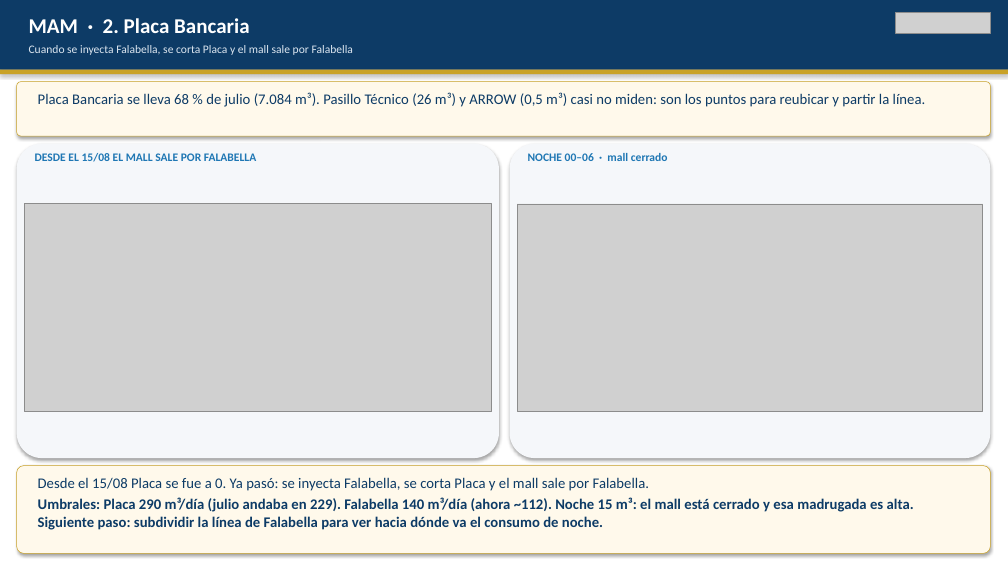
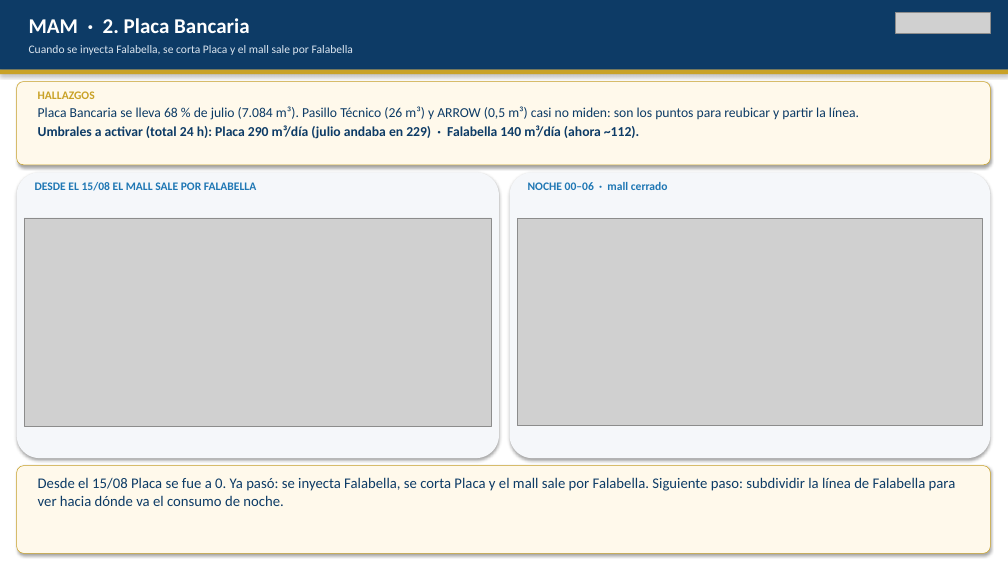
Before and after one commit to anibaloperacionesWes/wes-scripts, a slide deck: slide 5 of reports/Parque_Arauco/TMP_7MALLS/entrega_diego_anibal/Recorrido_ejecutivo_PA_MAE_20260817.pptx. Drawn at 1008x567 pixels with LibreOffice and Linux fonts; fonts in the diff are those of the drawing; grey boxes stand for pictures. Boxes give left, top, right and bottom in pixels: in the first picture for what was removed or moved away, otherwise in the second. Text is boxed around its words. In the diff, an @@ line names an element or a change of style, - is before the commit and + after.

```diff
--- a/reports/Parque_Arauco/TMP_7MALLS/entrega_diego_anibal/Recorrido_ejecutivo_PA_MAE_20260817.pptx
+++ b/reports/Parque_Arauco/TMP_7MALLS/entrega_diego_anibal/Recorrido_ejecutivo_PA_MAE_20260817.pptx
@@ rounded rectangle: place and size @@
-rounded rectangle at bbox=[17, 82, 991, 136]
+rounded rectangle at bbox=[17, 82, 991, 165]
@@ text "Placa Bancaria se lleva 68 ...": place and size @@
-text "Placa Bancaria se lleva 68 ..." at bbox=[38, 92, 926, 107]
+text "Placa Bancaria se lleva 68 ..." at bbox=[38, 106, 859, 139]
@@ text at bbox=[38, 106, 859, 120]: size 14 to 13 pt in "Placa Bancaria se lleva 68 % de ..." @@
@@ text added at bbox=[38, 91, 95, 99], 11 pt, text #C9A227, bold @@
+HALLAZGOS
@@ text at bbox=[38, 125, 639, 139]: paragraph added @@
+Umbrales a activar (total 24 h): Placa 290 m³/día (julio andaba en 229) · Falabella 140 m³/día (ahora ~112).
@@ rounded rectangle: place and size @@
-rounded rectangle at bbox=[17, 144, 499, 458]
+rounded rectangle at bbox=[17, 172, 499, 458]
@@ text "DESDE EL 15/08 EL MALL ...": place and size @@
-text "DESDE EL 15/08 EL MALL ..." at bbox=[35, 153, 256, 162]
+text "DESDE EL 15/08 EL MALL ..." at bbox=[35, 182, 256, 191]
@@ rounded rectangle: place and size @@
-rounded rectangle at bbox=[510, 144, 991, 458]
+rounded rectangle at bbox=[510, 172, 991, 458]
@@ text "NOCHE 00–06 · mall cerrado": place and size @@
-text "NOCHE 00–06 · mall cerrado" at bbox=[528, 153, 668, 161]
+text "NOCHE 00–06 · mall cerrado" at bbox=[528, 182, 668, 190]
@@ picture: place and size @@
-picture at bbox=[24, 203, 492, 411]
+picture at bbox=[24, 218, 492, 426]
@@ picture: place and size @@
-picture at bbox=[517, 204, 983, 412]
+picture at bbox=[517, 219, 983, 426]
@@ text at bbox=[38, 477, 956, 506]: text changed; bold off @@
-Desde el 15/08 Placa se fue a 0. Ya pasó: se inyecta Falabella, se corta Placa y el mall sale por Falabella.
-Umbrales: Placa 290 m³/día (julio andaba en 229). Falabella 140 m³/día (ahora ~112). Noche 15 m³: el mall está cerrado y esa madrugada es alta. Siguiente paso: subdividir la línea de Falabella para ver hacia dónde va el consumo de noche.
+Desde el 15/08 Placa se fue a 0. Ya pasó: se inyecta Falabella, se corta Placa y el mall sale por Falabella. Siguiente paso: subdividir la línea de Falabella para ver hacia dónde va el consumo de noche.
```
Also in this commit, not shown: 7 other slides changed, 1 other file.
